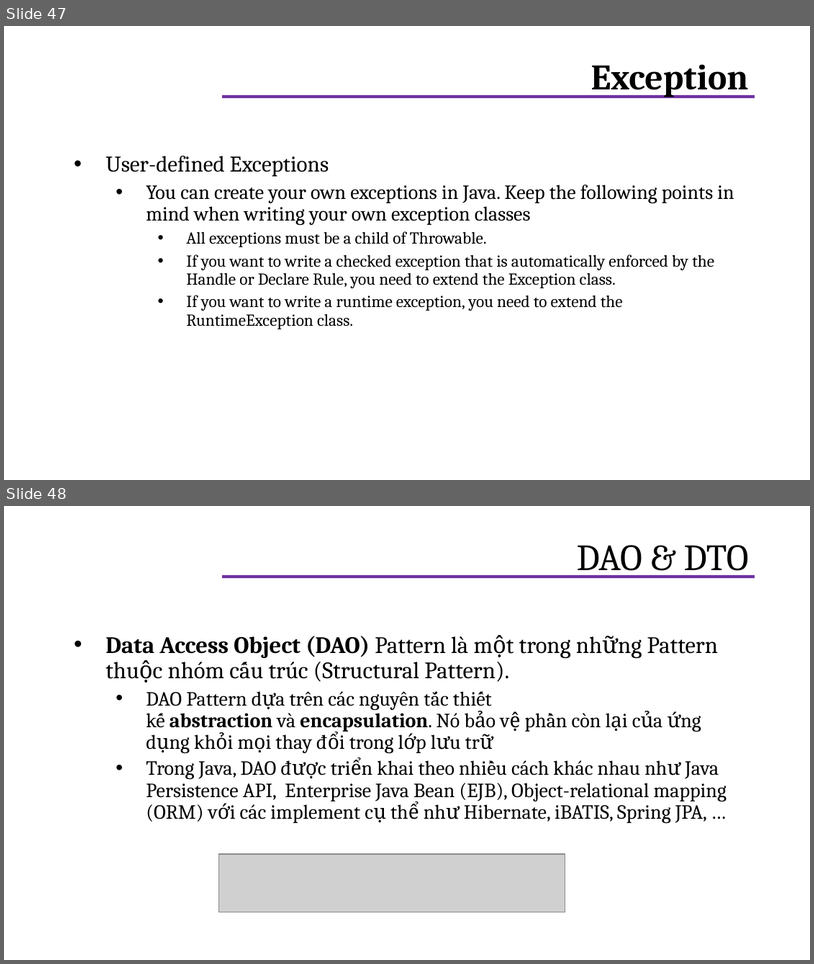
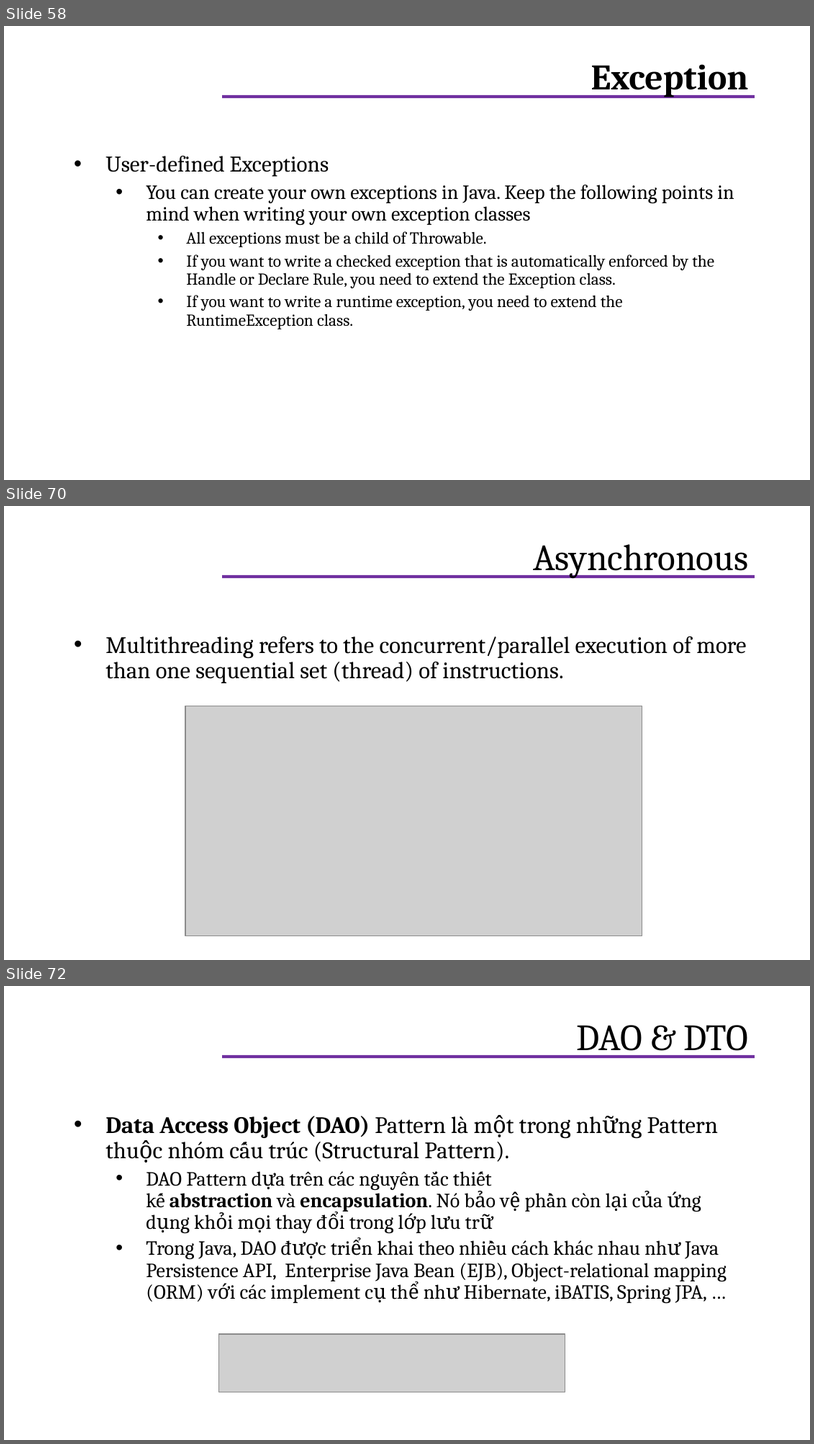
Before and after one commit to helenhash/javacore-training, a slide deck: JavaCore.pptx. Shown one above the other, each under a label of ours: slides 47 and 48 before the commit, slides 58, 70 and 72 after it; the slides between them are not shown. The pictures are 814x964 and 814x1444 pixels, drawn with LibreOffice and Linux fonts; fonts in the diff are those of the drawing; grey boxes stand for pictures; background and template pictures are left out. Boxes give left, top, right and bottom in pixels: in the first picture for what was removed or moved away, otherwise in the second. Text is boxed around its words. In the diff, an @@ line names an element or a change of style, - is before the commit and + after.

```diff
--- a/JavaCore.pptx
+++ b/JavaCore.pptx
@@ slide 70 added at (x1=4, y1=506, x2=810, y2=960), background #FFFFFF; not listed: 1 template element that a slide beside it also shows @@
@@ title added at (x1=533, y1=544, x2=748, y2=578), 33 pt, text #000000 @@
+Asynchronous
@@ text added at (x1=106, y1=636, x2=746, y2=683), 21 pt, text #000000 @@
+• Multithreading refers to the concurrent/parallel execution of more than one sequential set (thread) of instructions.
@@ picture added at (x1=185, y1=706, x2=643, y2=936) @@
@@ what was slide 47 is now slide 58 @@
@@ what was slide 48 is now slide 72 @@
```
Also in this commit, not shown: 23 other slides added, 12 other files.
